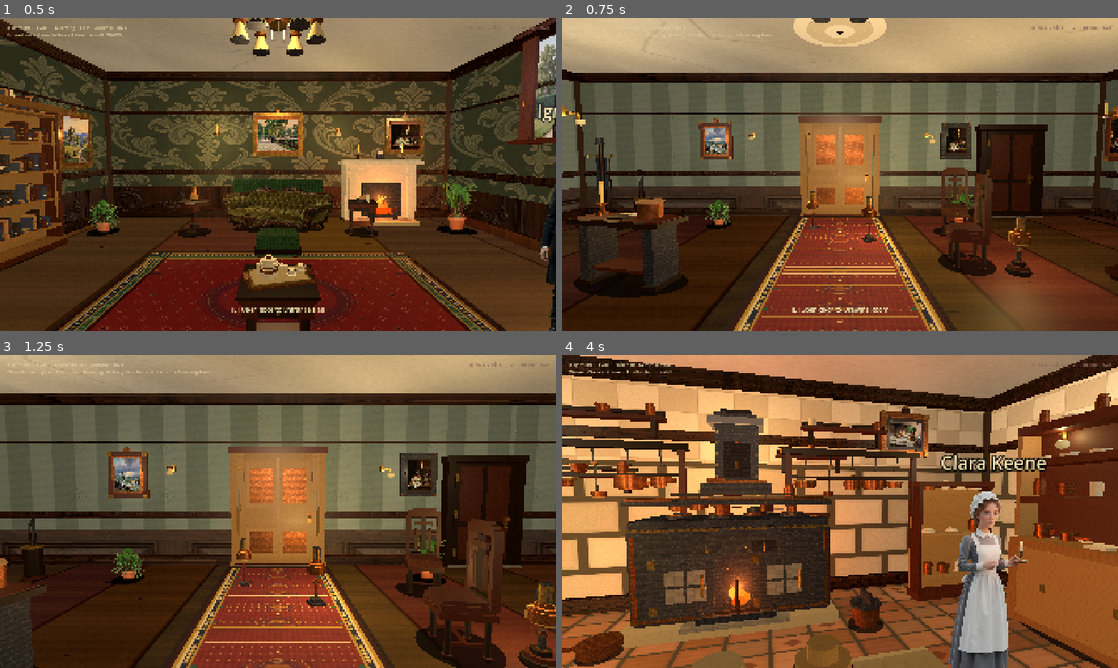
Above: before the commit, frames 1-4 (two rows, left to right).
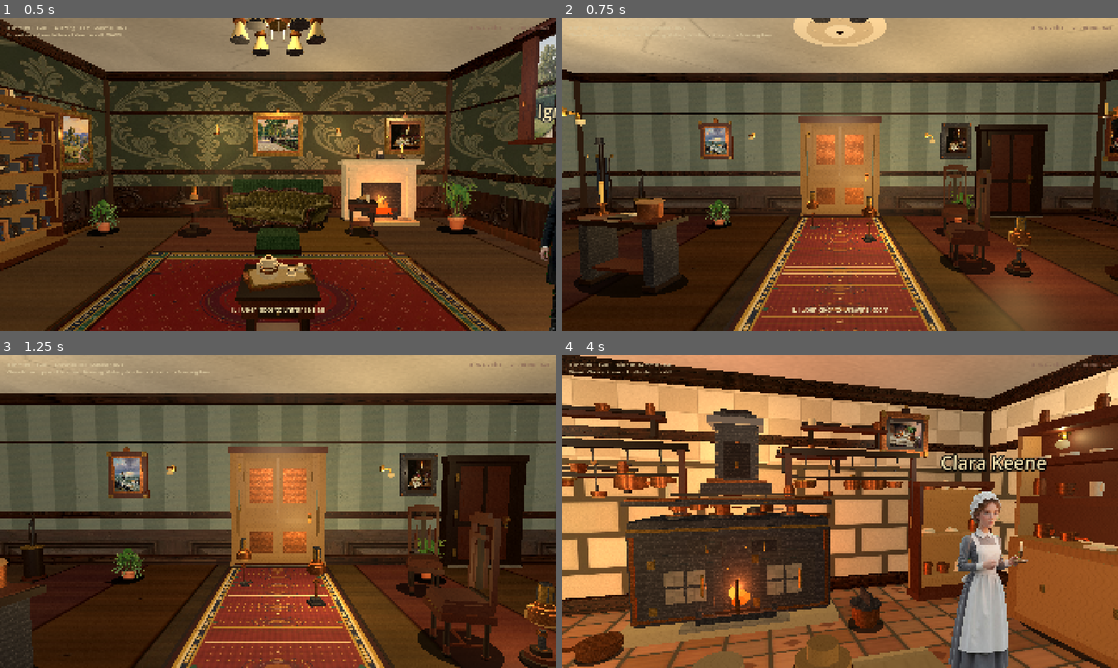
Above: after the commit, the same moments.

Repository: drakewing-eng/aetheric-engine
Game: Godot game, scene res://scenes/fps_main.tscn
Same seed, same stepped clock (60 frames per second), same inputs: the game is played once before the commit and once after it.
Inputs (mouse positions are in pixels of both pictures, inside the frame that each line leads up to):
- Up to frame 1 (0.5 s): no input
- Up to frame 2 (0.75 s): tap Enter at 0.5 s; move the mouse to (867, 174) at 0.52 s; hold W (move_forward) from 0.53 s (still down); hold E (interact) from 0.53 s (still down); click (867, 174) at 0.67 s
- Up to frame 3 (1.25 s): keep holding W (move_forward); keep holding E (interact)
- Up to frame 4 (4 s): keep holding W (move_forward); move the mouse to (812, 511) at 1.27 s; release E (interact) at 1.28 s; tap E (interact) at 1.35, 2, 2.85 s; move the mouse to (851, 505) at 2.02 s; hold E (interact) 2.03-2.78 s; move the mouse to (834, 517) at 2.77 s; click (834, 517) at 2.92 s; move the mouse to (878, 514) at 3.52 s; hold E (interact) from 3.53 s (still down)

Frame 1 is identical in both runs. In frame 2, 0.6% of the frame differs, in the area x 66-79%, y 46-83%; in frame 3, 1.5%, in the area x 71-91%, y 47-100%; in frame 4, 0.4%.

Commit message:
visual loop 134: wing chair painted heroes + green cutout + side chair polish

Diff:
--- a/aetheric-engine-godot/scripts/fps_props.gd
+++ b/aetheric-engine-godot/scripts/fps_props.gd
@@ -265,74 +265,65 @@
 	return root
 
 static func _make_chair(prop: Dictionary) -> Node3D:
-	## Victorian side chair: balloon-ish back, upholstered seat, carved rail, splayed legs, stretcher.
-	## seed forks splat style + fabric so chairs aren't clones.
+	## Victorian side chair (loop 134): open back with elegant splat, padded seat,
+	## turned legs — not a stack of wood blocks from the side.
 	if prop.get("billboard", false) and prop.get("texture", "") != "":
 		return _make_billboard_prop(prop)
 	var root := Node3D.new()
 	root.name = "Chair"
 	var seed0: int = int(prop.get("seed", 0))
 	var fabric: Color = prop.get("fabric", VELVET_GREEN if seed0 % 2 == 0 else VELVET_RED.darkened(0.15))
-	# Seat box + cushion (loop 113: slightly thicker seat for side bulk)
-	_add_box(root, Vector3(0, 0.44, 0.02), Vector3(0.52, 0.07, 0.52), MAHOGANY, true, 0.48)
-	_add_box(root, Vector3(0, 0.5, 0.02), Vector3(0.48, 0.08, 0.48), fabric, true, 0.9)
-	_add_box(root, Vector3(0, 0.56, 0.02), Vector3(0.44, 0.04, 0.44), fabric.darkened(0.1), false, 0.92)
-	_add_cylinder(root, Vector3(0, 0.52, 0.02), 0.2, 0.06, fabric.darkened(0.05), false, 0.9)
-	# Piping / welt edge (detail)
-	_add_box(root, Vector3(0, 0.53, 0.26), Vector3(0.46, 0.015, 0.02), fabric.darkened(0.2), false, 0.9)
-	# Nailhead band
-	for i in 6:
-		var nx := -0.2 + i * 0.08
-		_add_cylinder(root, Vector3(nx, 0.47, 0.27), 0.01, 0.015, BRASS, false, 0.3, true)
-	# Back frame OPEN (loop 98: no solid mahogany slab from behind)
-	# Side uprights + top crest + lower rail only; splat fills the void
+	var fabric_d := fabric.darkened(0.12)
+	# Seat rail + deep cushion (one mass)
+	_add_box(root, Vector3(0, 0.42, 0.02), Vector3(0.5, 0.08, 0.5), MAHOGANY, true, 0.48)
+	_add_box(root, Vector3(0, 0.5, 0.02), Vector3(0.46, 0.1, 0.46), fabric, true, 0.9)
+	_add_box(root, Vector3(0, 0.56, 0.02), Vector3(0.4, 0.04, 0.4), fabric_d, false, 0.92)
+	# Seat piping
+	_add_box(root, Vector3(0, 0.52, 0.25), Vector3(0.44, 0.012, 0.018), fabric.darkened(0.18), false, 0.9)
+	for i in 5:
+		_add_cylinder(root, Vector3(-0.18 + float(i) * 0.09, 0.46, 0.26), 0.009, 0.012, BRASS, false, 0.3, true)
+	# Slim uprights (not thick posts)
 	for sx in [-1.0, 1.0]:
-		_add_box(root, Vector3(sx * 0.23, 0.9, -0.2), Vector3(0.06, 0.78, 0.08), MAHOGANY, true, 0.48)
-	# Top crest rail
-	_add_box(root, Vector3(0, 1.28, -0.19), Vector3(0.48, 0.1, 0.07), MAHOGANY, false, 0.45)
-	_add_box(root, Vector3(0, 1.34, -0.18), Vector3(0.36, 0.05, 0.05), MAHOGANY.lightened(0.05), false, 0.45)
-	# Lower back rail at seat
-	_add_box(root, Vector3(0, 0.58, -0.2), Vector3(0.42, 0.06, 0.05), MAHOGANY_DARK, false, 0.48)
-	# Mid cross rail
-	_add_box(root, Vector3(0, 0.95, -0.2), Vector3(0.4, 0.04, 0.04), MAHOGANY, false, 0.5)
-	# Splat style by seed (fills open back — readable from both sides)
-	if seed0 % 3 == 0:
-		# Triple vertical splat
-		_add_box(root, Vector3(0, 0.95, -0.18), Vector3(0.1, 0.55, 0.04), MAHOGANY_DARK, false, 0.5)
-		_add_box(root, Vector3(-0.12, 0.95, -0.18), Vector3(0.04, 0.5, 0.035), MAHOGANY, false, 0.5)
-		_add_box(root, Vector3(0.12, 0.95, -0.18), Vector3(0.04, 0.5, 0.035), MAHOGANY, false, 0.5)
-	elif seed0 % 3 == 1:
-		# Loop 127 balloon back: thick padded oval + wood rim (side bulk)
-		var pad := fabric
-		if pad.r + pad.g + pad.b > 1.2:
-			pad = Color(0.35, 0.22, 0.18)
-		# Wood rim frame
-		_add_box(root, Vector3(0, 1.0, -0.2), Vector3(0.38, 0.52, 0.05), MAHOGANY, false, 0.48)
-		_add_box(root, Vector3(0, 1.22, -0.19), Vector3(0.32, 0.12, 0.05), MAHOGANY.lightened(0.05), false, 0.48)
-		# Padded insert with depth
-		_add_box(root, Vector3(0, 1.0, -0.15), Vector3(0.3, 0.42, 0.06), pad, false, 0.88)
-		_add_cylinder(root, Vector3(0, 1.02, -0.12), 0.16, 0.38, pad.darkened(0.05), false, 0.88)
-		_add_box(root, Vector3(0, 1.18, -0.12), Vector3(0.24, 0.12, 0.05), pad.darkened(0.08), false, 0.9)
-		for bi in 3:
-			_add_cylinder(root, Vector3((float(bi) - 1.0) * 0.08, 1.02, -0.1), 0.014, 0.018, pad.darkened(0.18), false, 0.9)
-	else:
-		# Lyre-ish central splat
-		_add_box(root, Vector3(0, 0.95, -0.18), Vector3(0.08, 0.55, 0.04), MAHOGANY_DARK, false, 0.5)
-		_add_box(root, Vector3(0, 1.12, -0.17), Vector3(0.28, 0.07, 0.035), MAHOGANY, false, 0.5)
-		_add_box(root, Vector3(-0.1, 0.85, -0.18), Vector3(0.04, 0.35, 0.03), MAHOGANY, false, 0.5)
-		_add_box(root, Vector3(0.1, 0.85, -0.18), Vector3(0.04, 0.35, 0.03), MAHOGANY, false, 0.5)
-	# Cabriole-ish front legs (tapered stacked cylinders) + rear legs
-	for offset in [Vector3(-0.2, 0.22, 0.18), Vector3(0.2, 0.22, 0.18)]:
-		_add_cylinder(root, offset, 0.032, 0.42, MAHOGANY_DARK, true)
-		_add_cylinder(root, Vector3(offset.x, 0.02, offset.z), 0.045, 0.04, MAHOGANY, true)
-	for offset in [Vector3(-0.2, 0.22, -0.18), Vector3(0.2, 0.22, -0.18)]:
-		_add_cylinder(root, offset, 0.028, 0.42, MAHOGANY_DARK, true)
-		_add_cylinder(root, Vector3(offset.x, 0.02, offset.z), 0.04, 0.035, MAHOGANY, true)
-	# H-stretcher
-	_add_box(root, Vector3(0, 0.14, 0.0), Vector3(0.38, 0.03, 0.03), MAHOGANY, false, 0.5)
-	_add_box(root, Vector3(-0.19, 0.14, 0.0), Vector3(0.03, 0.03, 0.32), MAHOGANY, false, 0.5)
-	_add_box(root, Vector3(0.19, 0.14, 0.0), Vector3(0.03, 0.03, 0.32), MAHOGANY, false, 0.5)
-	_add_contact_shadow(root, 0.42, 0.4)
+		_add_box(root, Vector3(sx * 0.21, 0.95, -0.2), Vector3(0.045, 0.9, 0.05), MAHOGANY, true, 0.48)
+		_add_cylinder(root, Vector3(sx * 0.21, 0.95, -0.2), 0.022, 0.85, MAHOGANY_DARK, false, 0.48)
+	# Crest rail
+	_add_box(root, Vector3(0, 1.36, -0.19), Vector3(0.46, 0.08, 0.055), MAHOGANY, false, 0.45)
+	_add_box(root, Vector3(0, 1.42, -0.18), Vector3(0.28, 0.04, 0.04), MAHOGANY.lightened(0.06), false, 0.45)
+	# Lower back rail
+	_add_box(root, Vector3(0, 0.58, -0.2), Vector3(0.4, 0.05, 0.04), MAHOGANY_DARK, false, 0.48)
+	# Splat by seed
+	match seed0 % 3:
+		0:
+			# Open vertical bars (air between — not solid slab)
+			for bx in [-0.1, 0.0, 0.1]:
+				_add_box(root, Vector3(bx, 0.98, -0.18), Vector3(0.035, 0.65, 0.03), MAHOGANY, false, 0.5)
+			_add_box(root, Vector3(0, 1.15, -0.18), Vector3(0.32, 0.03, 0.03), MAHOGANY_DARK, false, 0.5)
+		1:
+			# Padded balloon insert in wood oval rim
+			_add_box(root, Vector3(0, 1.02, -0.2), Vector3(0.32, 0.55, 0.04), MAHOGANY, false, 0.48)
+			_add_box(root, Vector3(0, 1.02, -0.15), Vector3(0.26, 0.48, 0.05), fabric, false, 0.88)
+			_add_cylinder(root, Vector3(0, 1.05, -0.13), 0.12, 0.35, fabric_d, false, 0.88)
+			for bi in 2:
+				_add_cylinder(root, Vector3((float(bi) - 0.5) * 0.1, 1.05, -0.1), 0.012, 0.014, fabric.darkened(0.2), false, 0.9)
+		_:
+			# Lyre splat
+			_add_box(root, Vector3(0, 0.98, -0.18), Vector3(0.06, 0.65, 0.035), MAHOGANY_DARK, false, 0.5)
+			_add_box(root, Vector3(0, 1.2, -0.17), Vector3(0.26, 0.05, 0.03), MAHOGANY, false, 0.5)
+			for sx in [-1.0, 1.0]:
+				_add_box(root, Vector3(sx * 0.1, 0.9, -0.18), Vector3(0.035, 0.4, 0.028), MAHOGANY, false, 0.5)
+	# Turned legs (tapered look via stacked radii)
+	for offset in [Vector3(-0.18, 0.2, 0.18), Vector3(0.18, 0.2, 0.18)]:
+		_add_cylinder(root, offset, 0.028, 0.38, MAHOGANY_DARK, true)
+		_add_cylinder(root, Vector3(offset.x, 0.08, offset.z), 0.032, 0.08, MAHOGANY, true)
+		_add_cylinder(root, Vector3(offset.x, 0.02, offset.z), 0.04, 0.03, MAHOGANY_DARK, true)
+	for offset in [Vector3(-0.18, 0.2, -0.18), Vector3(0.18, 0.2, -0.18)]:
+		_add_cylinder(root, offset, 0.025, 0.38, MAHOGANY_DARK, true)
+		_add_cylinder(root, Vector3(offset.x, 0.02, offset.z), 0.036, 0.03, MAHOGANY, true)
+	# H-stretcher (slim)
+	_add_box(root, Vector3(0, 0.12, 0.0), Vector3(0.34, 0.025, 0.025), MAHOGANY, false, 0.5)
+	_add_box(root, Vector3(-0.17, 0.12, 0.0), Vector3(0.025, 0.025, 0.3), MAHOGANY, false, 0.5)
+	_add_box(root, Vector3(0.17, 0.12, 0.0), Vector3(0.025, 0.025, 0.3), MAHOGANY, false, 0.5)
+	_add_contact_shadow(root, 0.4, 0.38)
 	return root
 
 static func _make_armchair(prop: Dictionary) -> Node3D:
@@ -3928,16 +3919,22 @@
 			_add_box(root, Vector3(-0.42, 0.38, -0.22), Vector3(0.38, 0.7, 0.4), MAHOGANY_DARK, false, 0.42)
 			_add_box(root, Vector3(0.42, 0.38, -0.22), Vector3(0.38, 0.7, 0.4), MAHOGANY_DARK, false, 0.42)
 			_add_box(root, Vector3(0, 0.95, -0.4), Vector3(dw * 0.9, 0.28, 0.06), MAHOGANY, false, 0.45)
-		"wing":
+		"wing", "wing_green":
 			var ww: float = clampf(width * 0.75, 0.7, 1.0)
-			_add_box(root, Vector3(0, 0.35, -0.22), Vector3(ww, 0.2, 0.4), MAHOGANY_DARK, false, 0.42)
-			_add_box(root, Vector3(0, 0.5, -0.18), Vector3(ww * 0.9, 0.14, 0.36), VELVET_RED.darkened(0.05), false, 0.9)
-			_add_box(root, Vector3(0, 0.95, -0.36), Vector3(ww * 0.92, 0.85, 0.14), VELVET_RED, false, 0.9)
+			var fab: Color = VELVET_GREEN_DEEP if bulk == "wing_green" else VELVET_RED
+			var fab_d: Color = fab.darkened(0.08)
+			_add_box(root, Vector3(0, 0.32, -0.24), Vector3(ww, 0.18, 0.42), MAHOGANY_DARK, false, 0.42)
+			_add_box(root, Vector3(0, 0.5, -0.2), Vector3(ww * 0.9, 0.18, 0.38), fab, false, 0.9)
+			# Continuous back shell + wings (behind card)
+			_add_box(root, Vector3(0, 1.0, -0.38), Vector3(ww * 0.9, 0.95, 0.16), fab, false, 0.9)
+			_add_box(root, Vector3(0, 1.05, -0.28), Vector3(ww * 0.75, 0.85, 0.1), fab_d, false, 0.9)
 			for sx in [-1.0, 1.0]:
-				_add_box(root, Vector3(sx * ww * 0.4, 1.0, -0.22),
-					Vector3(0.12, 0.6, 0.28), VELVET_RED.darkened(0.08), false, 0.88)
-				_add_box(root, Vector3(sx * ww * 0.4, 0.6, -0.12),
-					Vector3(0.12, 0.18, 0.35), VELVET_RED.darkened(0.05), false, 0.88)
+				_add_box(root, Vector3(sx * ww * 0.38, 1.0, -0.2),
+					Vector3(0.16, 0.75, 0.35), fab_d, false, 0.88)
+				_add_box(root, Vector3(sx * ww * 0.38, 0.62, -0.1),
+					Vector3(0.15, 0.16, 0.4), fab, false, 0.88)
+				_add_cylinder(root, Vector3(sx * ww * 0.35, 0.1, -0.1), 0.035, 0.16, MAHOGANY, false)
+				_add_cylinder(root, Vector3(sx * ww * 0.35, 0.1, -0.38), 0.032, 0.16, MAHOGANY, false)
 		"chair":
 			var cw: float = clampf(width * 0.7, 0.45, 0.65)
 			_add_box(root, Vector3(0, 0.46, -0.12), Vector3(cw, 0.08, 0.28), MAHOGANY, false, 0.48)
--- a/aetheric-engine-godot/scripts/fps_rooms.gd
+++ b/aetheric-engine-godot/scripts/fps_rooms.gd
@@ -91,9 +91,19 @@
 			{"kind": "chair", "pos": [2.35, 0.0, 0.8], "yaw": 90.0, "seed": 1,
 				"fabric": Color(0.38, 0.2, 0.14)},
 			{"kind": "letter_stack", "pos": [3.2, 0.78, 0.55], "yaw": -15.0, "seed": 1},
-			# SW conversation: solid wing chair (was thin billboard)
-			{"kind": "armchair", "pos": [-2.9, 0.0, 2.0], "yaw": 40.0,
-				"fabric": Color(0.48, 0.14, 0.14)},
+			# SW conversation: painted wing hero + mesh bulk (loop 134)
+			{
+				"kind": "billboard_prop",
+				"pos": [-2.9, 0.0, 2.0],
+				"yaw": 40.0,
+				"texture": PROP_DIR + "cutout/hero_armchair.png",
+				"width": 1.15,
+				"height": 1.45,
+				"sink": 0.12,
+				"solid": true,
+				"col_size": [0.95, 1.2, 0.85],
+				"mesh_bulk": "wing",
+			},
 			{"kind": "side_table", "pos": [-1.7, 0.0, 2.35], "yaw": -20.0, "seed": 1},
 			# East-center: solid side chair
 			{"kind": "chair", "pos": [3.2, 0.0, 2.8], "yaw": -140.0, "seed": 2,
@@ -528,9 +538,19 @@
 			{"kind": "chair", "pos": [1.35, 0.0, -2.0], "yaw": 90.0, "seed": 1,
 				"fabric": Color(0.32, 0.38, 0.48)},
 			{"kind": "letter_stack", "pos": [2.1, 0.78, -1.75], "yaw": -20.0, "seed": 2},
-			# Armchair reading nook + tea table (west)
-			{"kind": "armchair", "pos": [-2.0, 0.0, -0.6], "yaw": 55.0,
-				"fabric": Color(0.28, 0.36, 0.32)},
+			# Armchair reading nook — painted green wing + bulk (loop 134)
+			{
+				"kind": "billboard_prop",
+				"pos": [-2.0, 0.0, -0.6],
+				"yaw": 55.0,
+				"texture": "res://assets/props/drawing_room/cutout/hero_wing_green.png",
+				"width": 1.2,
+				"height": 1.5,
+				"sink": 0.12,
+				"solid": true,
+				"col_size": [0.95, 1.25, 0.9],
+				"mesh_bulk": "wing_green",
+			},
 			{"kind": "side_table", "pos": [-1.1, 0.0, -0.2], "yaw": 20.0, "seed": 5, "bare": true},
 			{"kind": "tea_tray", "pos": [-1.1, 0.68, -0.2], "yaw": 15.0, "seed": 1},
 			{"kind": "oil_lamp", "pos": [-1.0, 0.0, 0.5], "height": 1.05},
Binary file added: aetheric-engine-godot/assets/props/drawing_room/cutout/hero_wing_green.png
Not shown, changed: SCRATCH/memory/CURRENT.md
